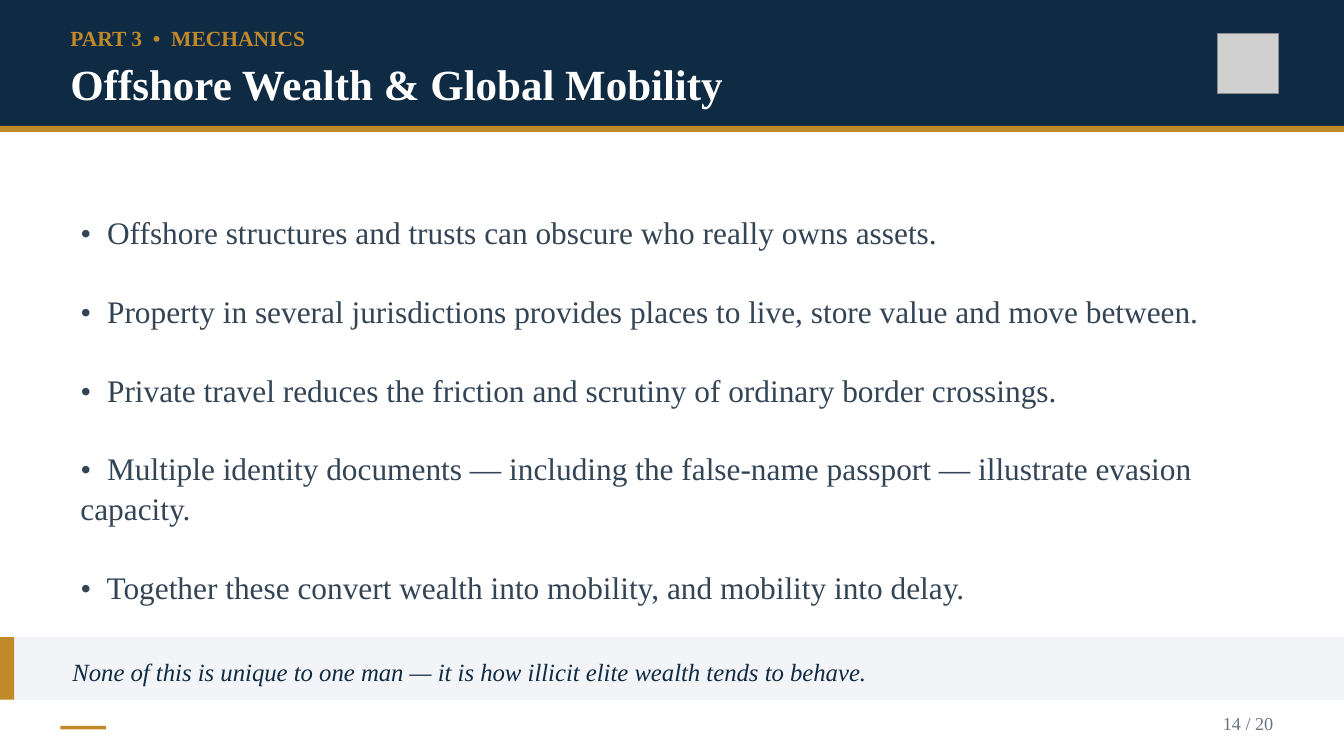
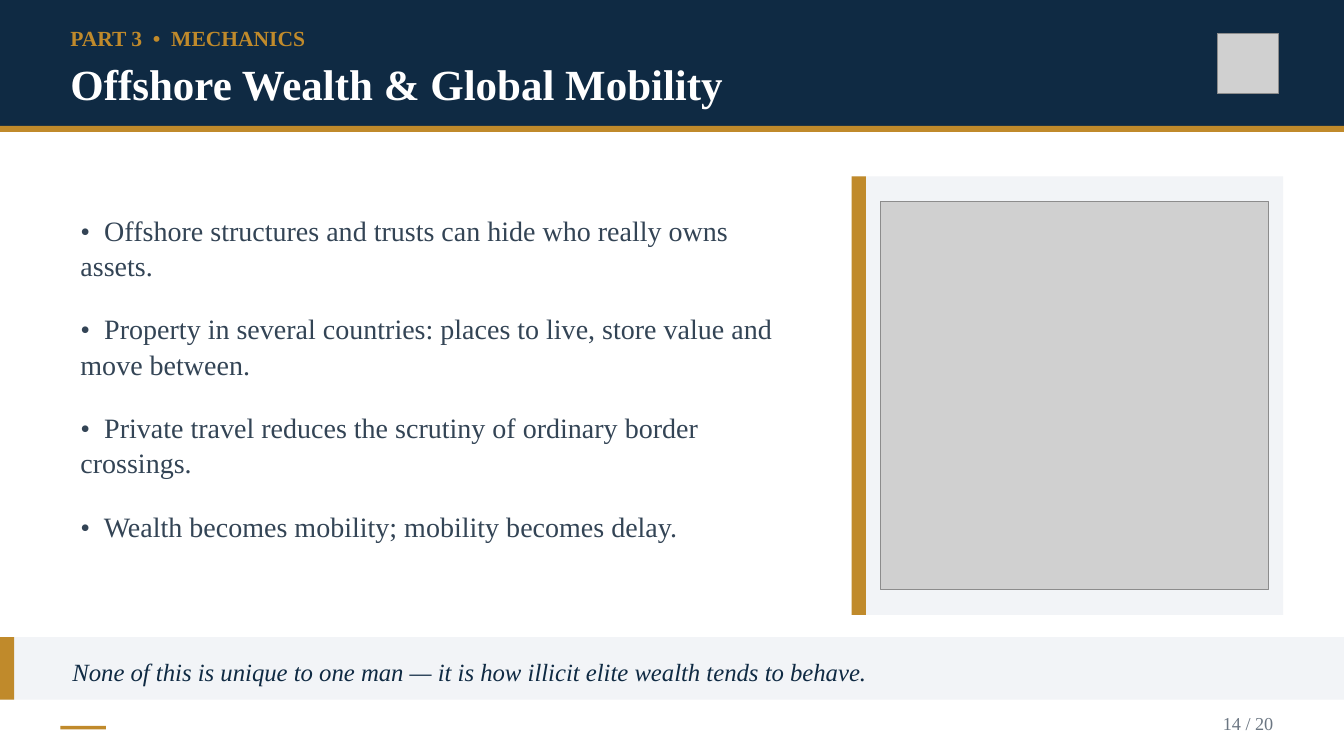
Before and after one commit to Kokidesu/Koki, a slide deck: slide 14 of projects/transnational-justice/Epstein_Transnational_Justice.pptx. Drawn at 1344x756 pixels with LibreOffice and Linux fonts; fonts in the diff are those of the drawing; grey boxes stand for pictures. Boxes give left, top, right and bottom in pixels: in the first picture for what was removed or moved away, otherwise in the second. Text is boxed around its words. In the diff, an @@ line names an element or a change of style, - is before the commit and + after.

```diff
--- a/projects/transnational-justice/Epstein_Transnational_Justice.pptx
+++ b/projects/transnational-justice/Epstein_Transnational_Justice.pptx
@@ rectangle added at [852,176,1284,615], fill #F2F4F7 @@
@@ rectangle added at [852,176,866,615], fill #C08A2B @@
@@ picture added at [880,202,1268,590] @@
@@ text at [80,221,771,542]: text changed; size 22.4 to 20.1 pt @@
-• Offshore structures and trusts can obscure who really owns assets.
-• Property in several jurisdictions provides places to live, store value and move between.
-• Private travel reduces the friction and scrutiny of ordinary border crossings.
-• Multiple identity documents — including the false-name passport — illustrate evasion capacity.
-• Together these convert wealth into mobility, and mobility into delay.
+• Offshore structures and trusts can hide who really owns assets.
+• Property in several countries: places to live, store value and move between.
+• Private travel reduces the scrutiny of ordinary border crossings.
+• Wealth becomes mobility; mobility becomes delay.
```
Also in this commit, not shown: 10 other slides changed, 25 other files.
